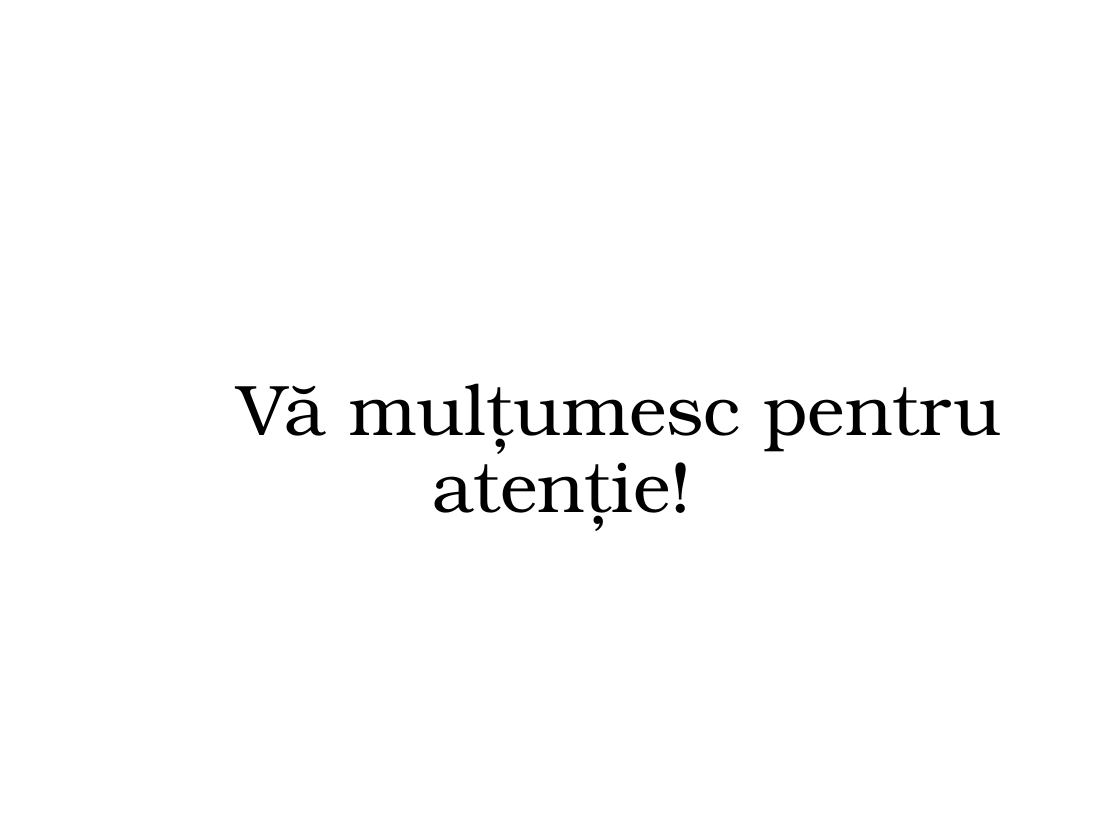
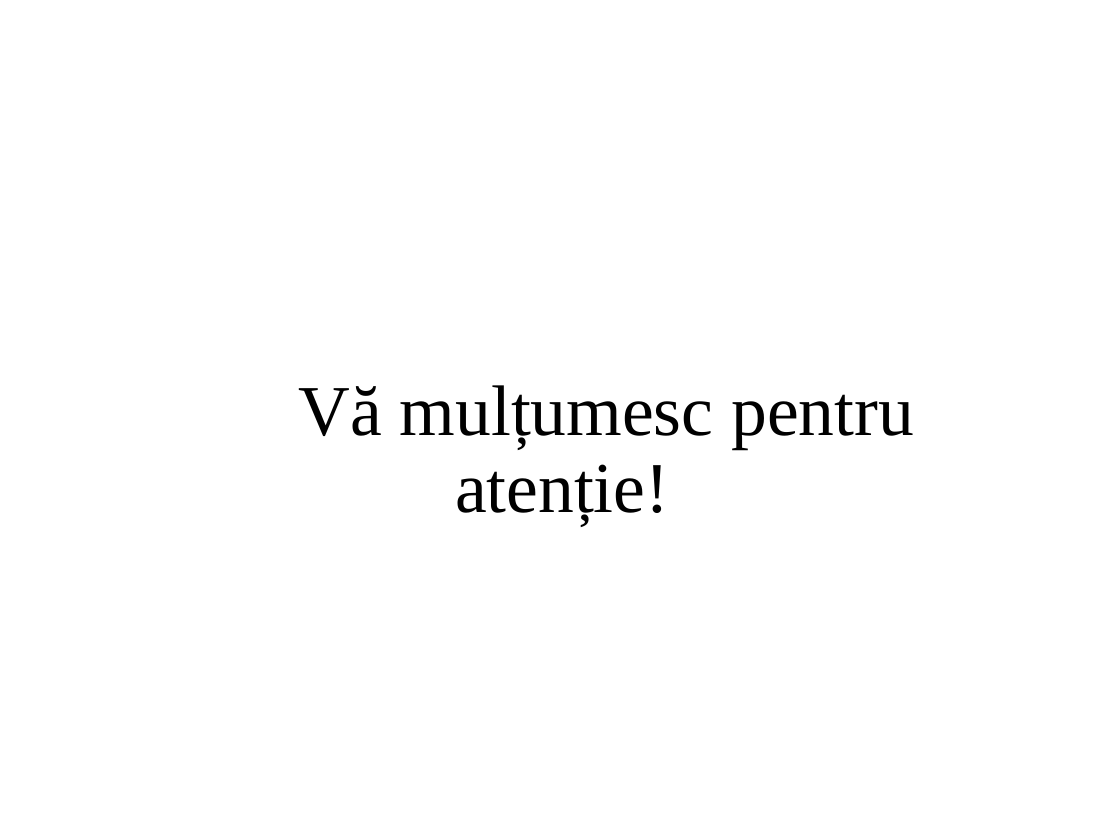
Before and after one commit to BatrinutSilviu/Licenta, a slide deck: slide 13 of ROBOTINHO2.pptx. Drawn at 1120x840 pixels with LibreOffice and Linux fonts; fonts in the diff are those of the drawing; background and template pictures are left out. Boxes give left, top, right and bottom in pixels: in the first picture for what was removed or moved away, otherwise in the second. Text is boxed around its words. In the diff, an @@ line names an element or a change of style, - is before the commit and + after.

```diff
--- a/ROBOTINHO2.pptx
+++ b/ROBOTINHO2.pptx
@@ text "Vă mulțumesc pentru atenție!" at [299,385,914,526]: font TeX Gyre Bonum to Times New Roman @@
```
Also in this commit, not shown: 12 other slides changed.
